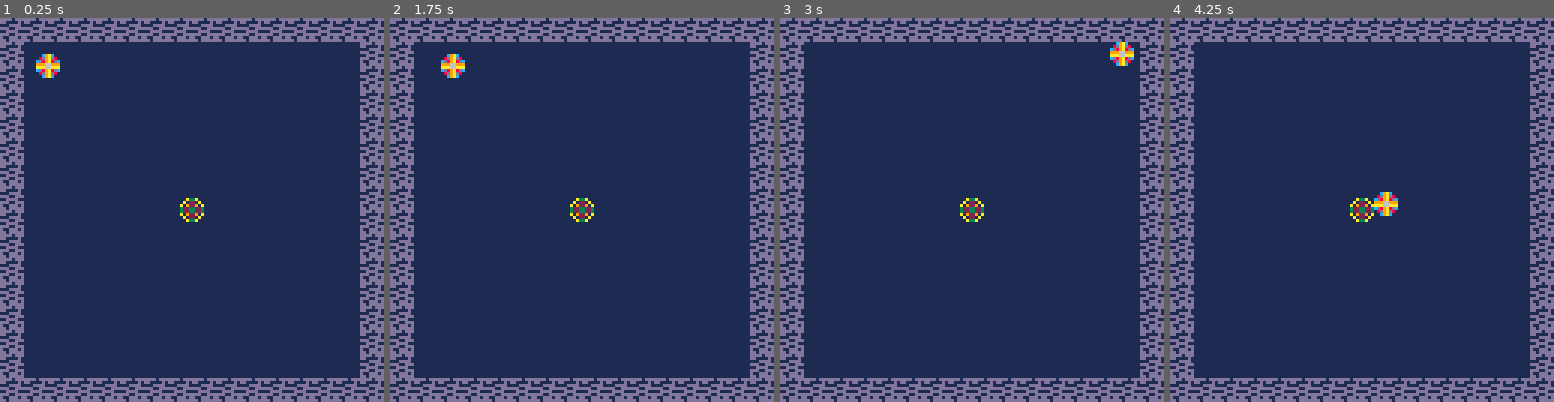
Above: before the commit, frames 1-4 (left to right).
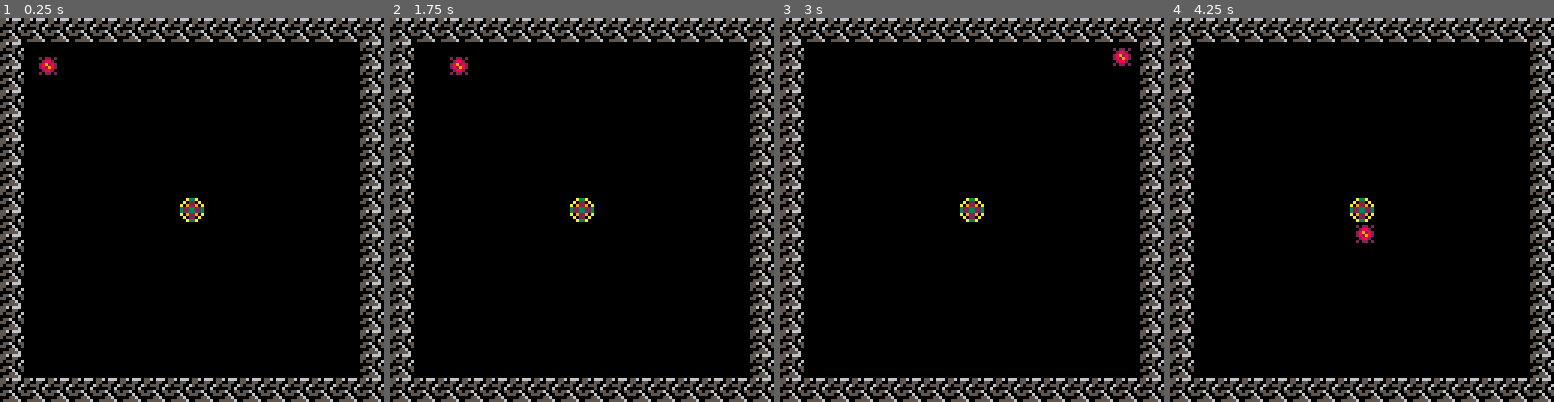
Above: after the commit, the same moments.

Repository: Nakeeb0/NAHL
Game: PICO-8 cartridge nahl.p8
The game is run twice, just before and just after one commit, with the same random seed, the same clock (stepped at 60 frames per second) and the same inputs.
Inputs:
- Up to frame 1 (0.25 s): no input
- Up to frame 2 (1.75 s): tap O (Z key) at 0.7, 1.7 s; hold Right from 1.6 s (still down)
- Up to frame 3 (3 s): release Right at 2.1 s; tap O (Z key) at 2.1, 2.5, 2.9 s; hold Up 2.15-2.42 s; hold Right from 2.47 s (still down)
- Up to frame 4 (4.25 s): release Right at 3.03 s; hold Left 3.08-3.58 s; tap O (Z key) at 3.3, 3.7, 4.1 s; hold Down 3.63-3.97 s; hold Right from 4.02 s (still down)

The runs differ from the first frame. In frame 1, 100% of the frame differs, in the area x 0-100%, y 0-100%; in frame 2, 100%; in frame 3, 100%; in frame 4, 100%.

Commit message:
Refactored some code and tried out new style of art

Diff:
--- a/nahl.lua
+++ b/nahl.lua
@@ -49,14 +49,14 @@
 		index = index,
 		pos = vec2d.new(x, y),
 		vel = vec2d.new(0, 0),
-		accel = 0.3,
+		accel = 0.4,
 		frame = 0,
 		t = 0,
-		friction = 0.98,
+		friction = 0.93,
 		bounce  = 0.3,
 		frames = 2,
 		velocity_cutoff = 0.50,
-		dash_speed = 3,
+		dash_speed = 5,
 		w = 4,
 		h = 4
 	}
@@ -85,24 +85,6 @@
 end
 
 function move_actor(a)
-	local x = 0
-	local y = 0
-	if (btn(0)) then x -= 1 end
-	if (btn(1)) then x += 1 end
-	if (btn(2)) then y -= 1 end
-	if (btn(3)) then y += 1 end
-
-	local input_vec = vec2d.new(x, y)
-	local input_acc = input_vec:normalize() * a.accel
-	if (btn(4) and input_vec:magnitude() > 0) then
-		 a.vel = input_vec:normalize() * a.dash_speed
-	end
-	a.vel += input_acc
-
-	if input_vec:magnitude() == 0 and a.vel:magnitude() <= a.velocity_cutoff then
-		a.vel = vec2d.new(0, 0)
-	end
-
 	if not solid_aabb(a, a.pos.x + a.vel.x, a.pos.y) then
 		a.pos.x += a.vel.x
 	else
@@ -119,11 +101,23 @@
 end
 
 function _update()
+	local x = 0
+	local y = 0
+	if (btn(0)) then x -= 1 end
+	if (btn(1)) then x += 1 end
+	if (btn(2)) then y -= 1 end
+	if (btn(3)) then y += 1 end
+	local input_vec = vec2d.new(x, y)
+	local input_acc = input_vec:normalize() * player.accel
+	player.vel += input_acc
+	if (btn(4) and input_vec:magnitude() > 0) then
+		 player.vel = input_vec:normalize() * player.dash_speed
+	end
 	move_actor(player)
 end
 
 function _draw()
-	cls(1)
+	cls()
 
 	room_x = flr(player.pos.x / 128)
 	room_y = flr(player.pos.y / 128)
--- a/nahl.p8
+++ b/nahl.p8
@@ -2,17 +2,15 @@
 version 41
 __lua__
 #include nahl.lua
-
-
 __gfx__
-00000000dddd0ddd00c9ac0000a33a00000000000000000000000000000000000000000000000000000000000000000000000000000000000000000000000000
-00000000dd0000d008d9ad800a0220a0000000000000000000000000000000000000000000aaa000000000000000000000000000000000000000000000000000
-00000000000dddd0cd89a8dca092290a00000000000000000000000000000000000000000a00a000000000000000000000000000000000000000000000000000
-00000000ddd00ddd9996699932233223000000000000a0000000000000000000000aa0000a000000000000000000000000000000000000000000000000000000
-0000000000dddd00aaa66aaa322332230000000000000000000a00000a000000000a0a0000a00a00000000000000000000000000000000000000000000000000
-00000000ddd00dddcd89a8dca092290a000000a0000000000000000000a00a00000a000000a0aa00000000000000000000000000000000000000000000000000
-00000000d00ddd0d08d9ad800a0220a000000000000000000000000000aa00000000aa0000aa0000000000000000000000000000000000000000000000000000
-00000000dd0ddddd00c9ac0000a33a00000000000000000000000000000000000000000000000000000000000000000000000000000000000000000000000000
+00000000556066600000000000a33a00000000000000000000000000000000000000000000000000000000000000000000000000000000000000000000000000
+0000000055005500020220200a0220a0000000000000000000000000000000000000000000aaa000000000000000000000000000000000000000000000000000
+000000005055500600288200a092290a00000000000000000000000000000000000000000a00a000000000000000000000000000000000000000000000000000
+00000000000050600289282032233223000000000000a0000000000000000000000aa0000a000000000000000000000000000000000000000000000000000000
+000000000556005502829820322332230000000000000000000a00000a000000000a0a0000a00a00000000000000000000000000000000000000000000000000
+000000005500600500288200a092290a000000a0000000000000000000a00a00000a000000a0aa00000000000000000000000000000000000000000000000000
+0000000000055600020220200a0220a000000000000000000000000000aa00000000aa0000aa0000000000000000000000000000000000000000000000000000
+00000000055555600000000000a33a00000000000000000000000000000000000000000000000000000000000000000000000000000000000000000000000000
 __gff__
 0080000000000000000000000000000000000000000000000000000000000000000000000000000000000000000000000000000000000000000000000000000000000000000000000000000000000000000000000000000000000000000000000000000000000000000000000000000000000000000000000000000000000000
 0000000000000000000000000000000000000000000000000000000000000000000000000000000000000000000000000000000000000000000000000000000000000000000000000000000000000000000000000000000000000000000000000000000000000000000000000000000000000000000000000000000000000000
